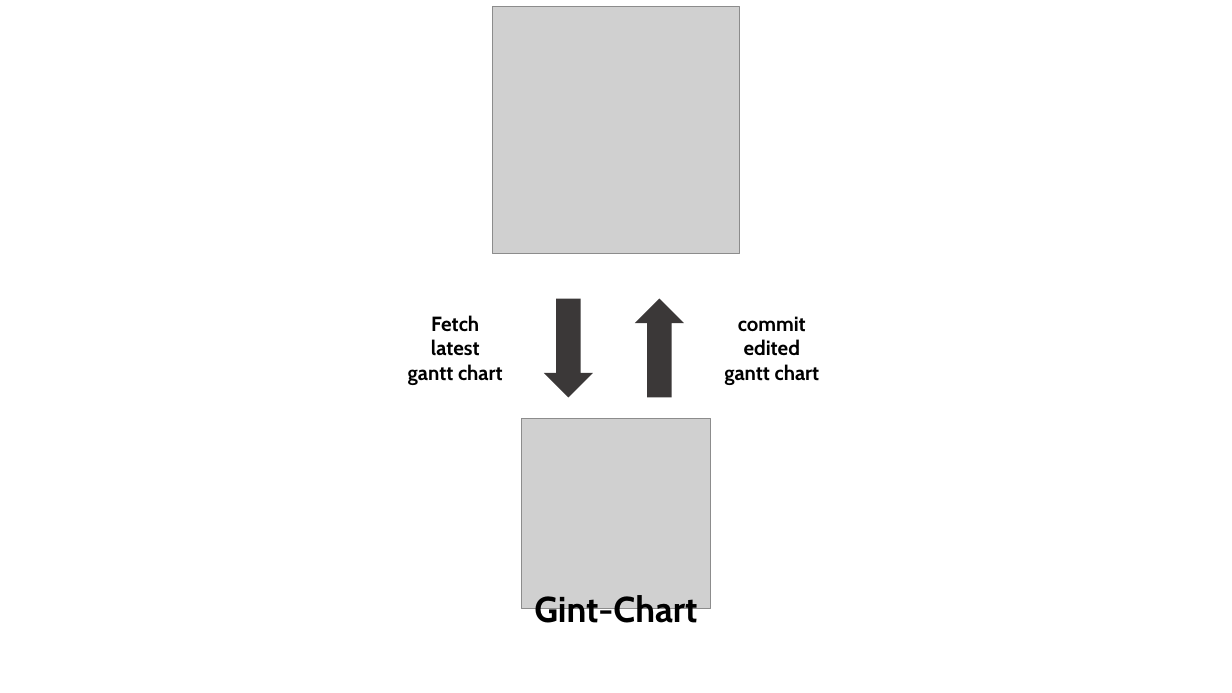
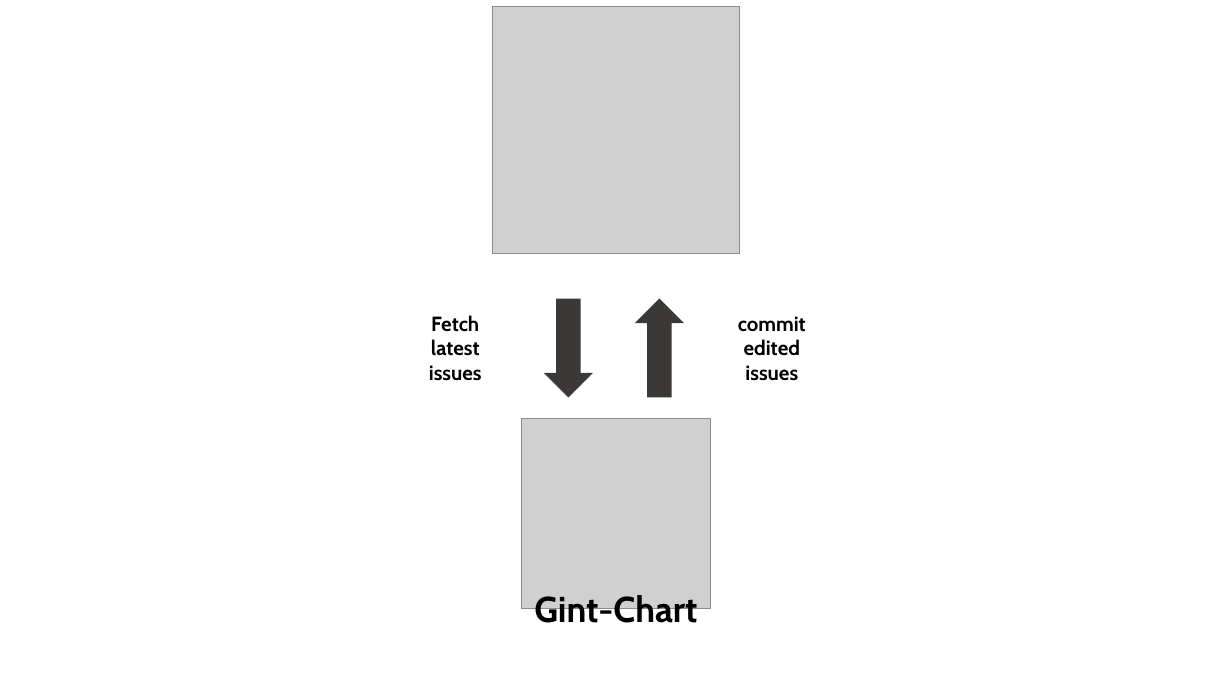
Before and after one commit to yutomiyoshi/gint-chart, a slide deck: slide 6 of asset/システム設計.pptx. Drawn at 1232x693 pixels with LibreOffice and Linux fonts; fonts in the diff are those of the drawing; grey boxes stand for pictures. Boxes give left, top, right and bottom in pixels: in the first picture for what was removed or moved away, otherwise in the second. Text is boxed around its words. In the diff, an @@ line names an element or a change of style, - is before the commit and + after.

```diff
--- a/asset/システム設計.pptx
+++ b/asset/システム設計.pptx
@@ text "Fetch": place and size @@
-text "Fetch" at (408, 315, 503, 385)
+text "Fetch" at (429, 315, 482, 381)
@@ text "commit": place and size @@
-text "commit" at (724, 316, 820, 385)
+text "commit" at (738, 316, 806, 381)
@@ text at (429, 365, 482, 381): text changed @@
-gantt chart
+issues
@@ text at (745, 365, 798, 381): text changed @@
-gantt chart
+issues
```
Also in this commit, not shown: 2 other slides changed, 2 slides added.
